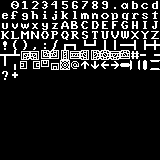
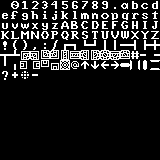
Layer changes from the first 160×160 image to the second:
painted on "Background" over [21, 71, 38, 79]
